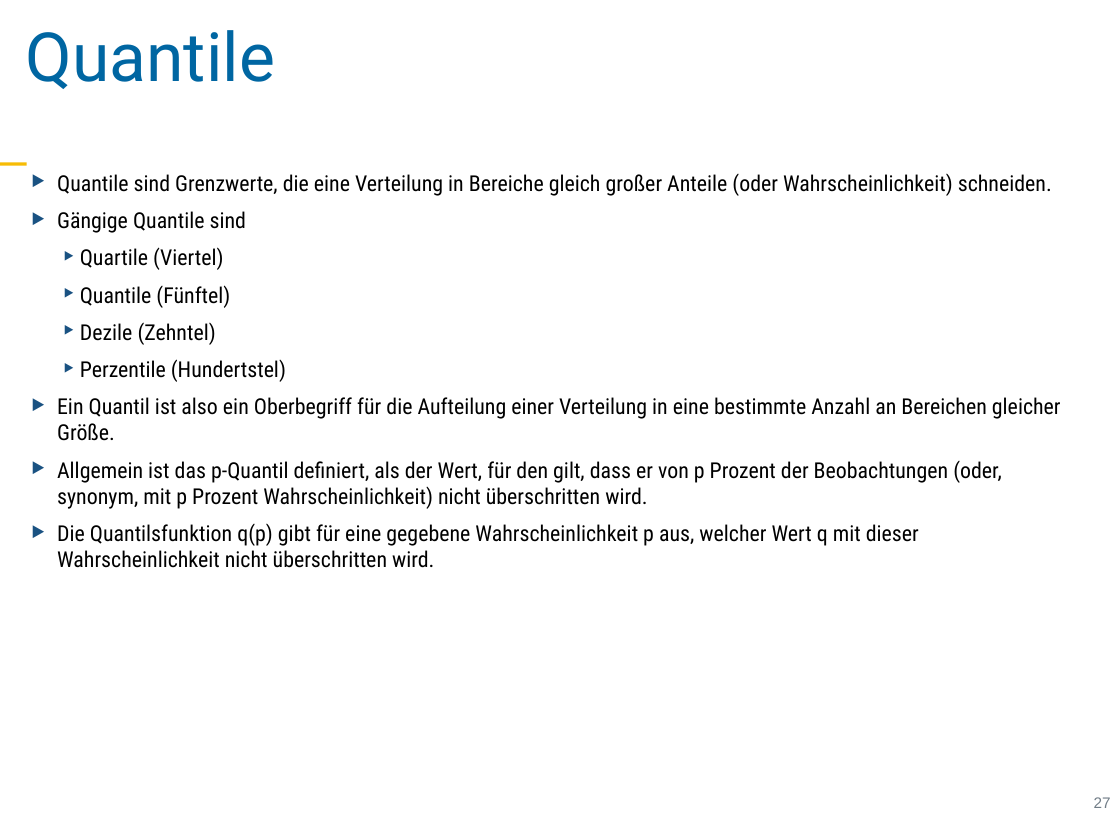
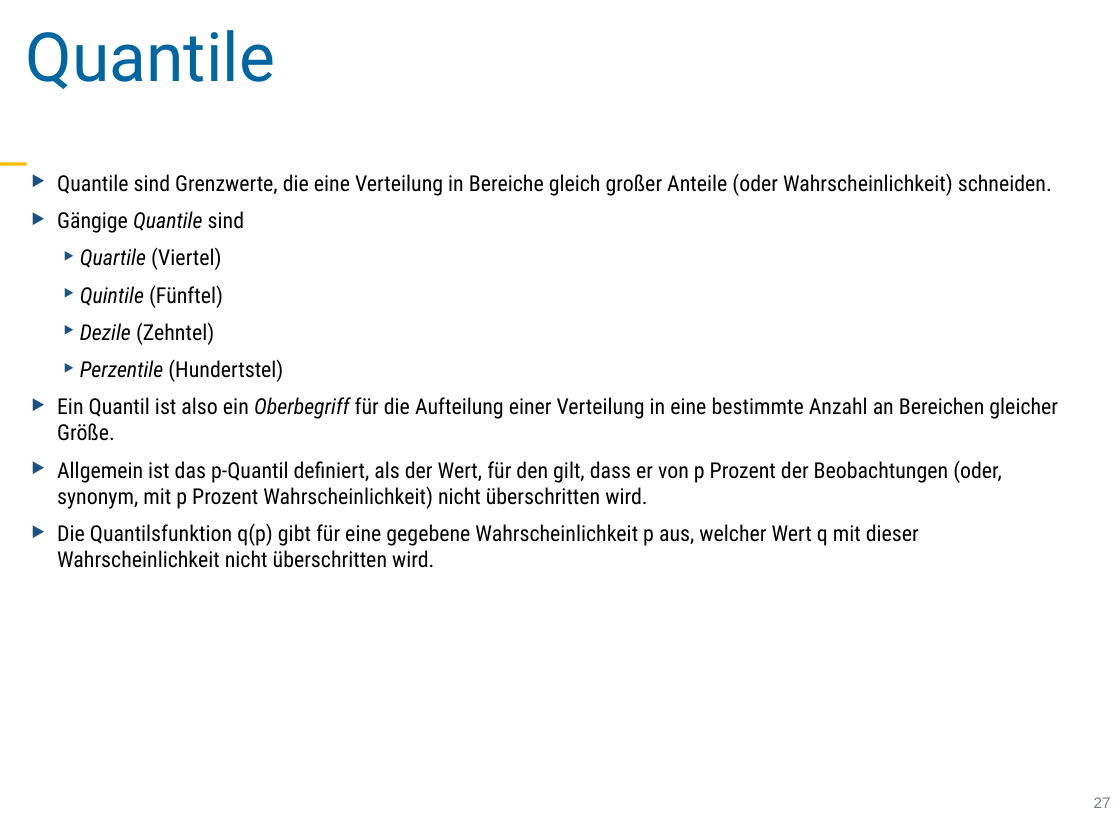
Before and after one commit to sebastiansauer/vorhersagemodellierung, a slide deck: slide 27 of Skript-Folien/QM1-Thema04.pptx. Drawn at 1120x840 pixels with LibreOffice and Linux fonts; fonts in the diff are those of the drawing. Boxes give left, top, right and bottom in pixels: in the first picture for what was removed or moved away, otherwise in the second. Text is boxed around its words. In the diff, an @@ line names an element or a change of style, - is before the commit and + after.

```diff
--- a/Skript-Folien/QM1-Thema04.pptx
+++ b/Skript-Folien/QM1-Thema04.pptx
@@ text at box(57, 211, 1058, 441): italic on in "Quantile", "Quartile", "Dezile", "Perzentile" and 1 more places @@
@@ text at box(80, 285, 223, 308): text changed @@
-  ‣ Quantile (Fünftel)
+  ‣ Quintile (Fünftel)
```
Also in this commit, not shown: 1 other slide changed, 3 other files.
